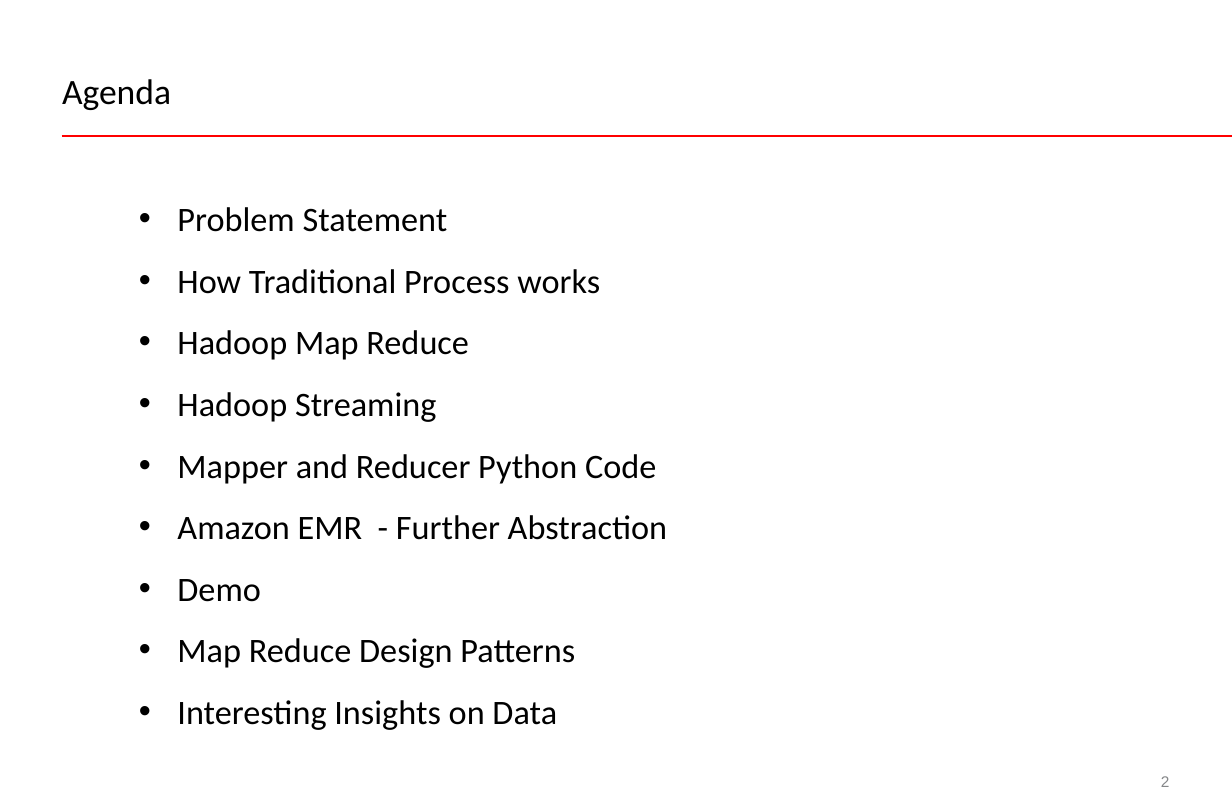
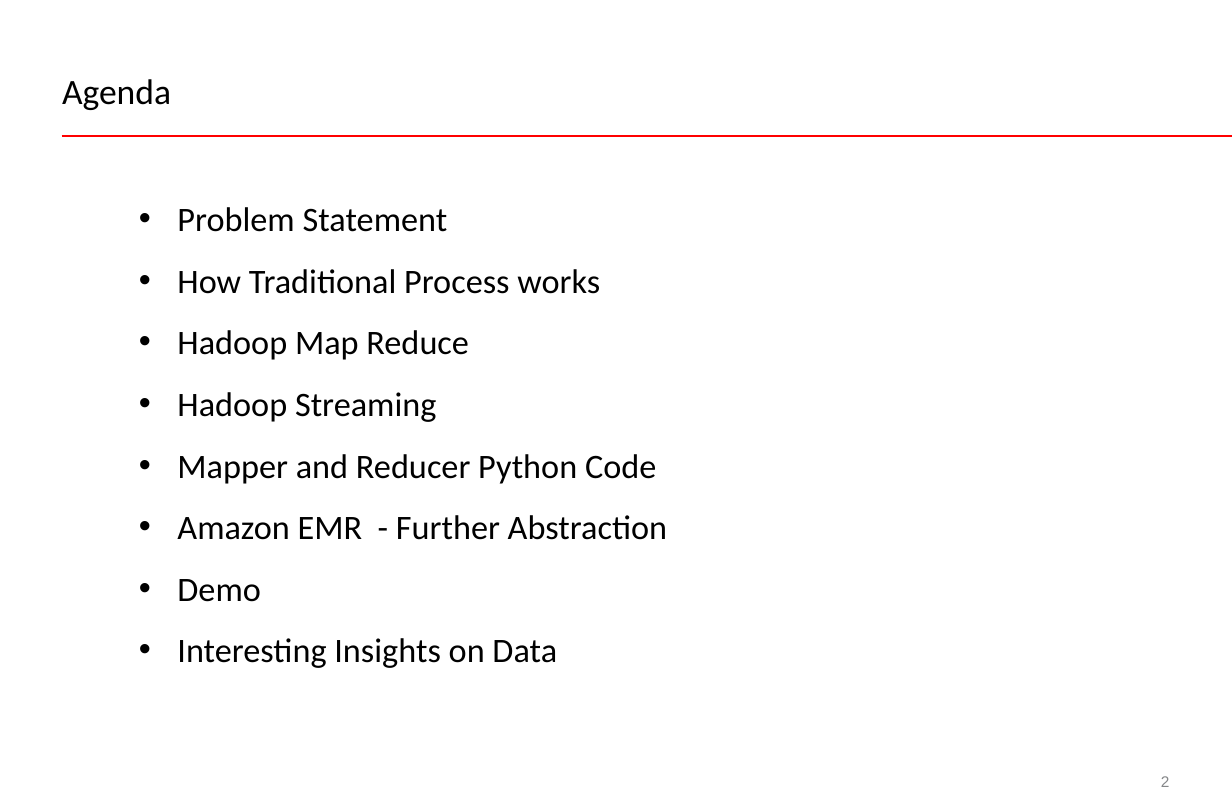
Before and after one commit to ravvas/Pycon2015, a slide deck: slide 2 of Explore Big Data using Simple Python Code and Cloud Environment_V8.pptx. Drawn at 1232x801 pixels with LibreOffice and Linux fonts; fonts in the diff are those of the drawing. Boxes give left, top, right and bottom in pixels: in the first picture for what was removed or moved away, otherwise in the second. Text is boxed around its words. In the diff, an @@ line names an element or a change of style, - is before the commit and + after.

```diff
--- a/Explore Big Data using Simple Python Code and Cloud Environment_V8.pptx
+++ b/Explore Big Data using Simple Python Code and Cloud Environment_V8.pptx
@@ text at bbox=[177, 638, 575, 668]: paragraph removed @@
-• Map Reduce Design Patterns
```
Also in this commit, not shown: 5 other slides changed, 5 slides added, 4 slides removed.
